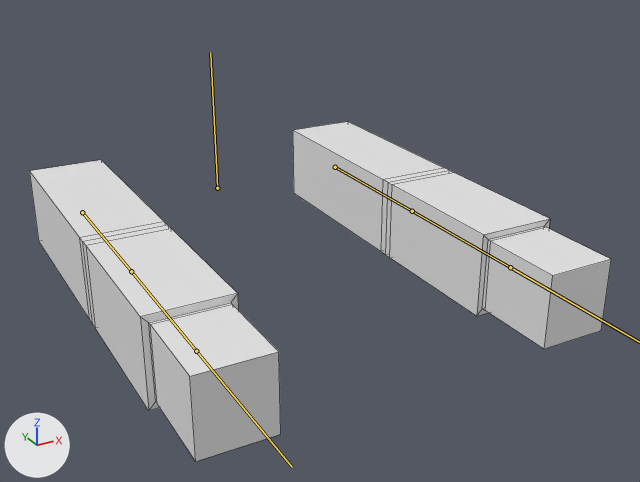
A saved change to the FBX model Assets/Models/Low Poly Arm Rig/lp_arms.fbx.
Rendered twice from a 50 mm lens placed at (-0.531, -1.326, 0.523), pointed at (0.009, -0.345, 0.033). Every picture has the same lights, and +X, +Y and +Z are marked at lower left. The bones that bend it are drawn over the model as lines. Mesh edges are drawn as thin lines.

Objects in the first picture: 'fps_arms_mesh'.
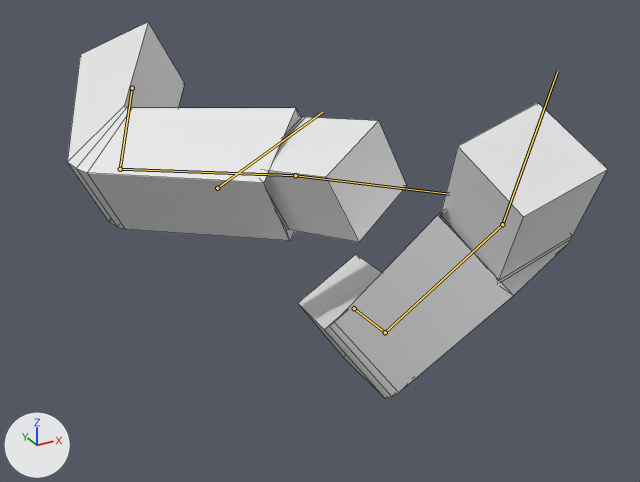
The newer file adds an action. The first version stands in its rest pose; the second is drawn at frame 76 of the action 'fps_arms_armature|reload_primary'.

Pixel boxes [x1, y1, x2, y2] of what changed, in the pictures (640 x 482 px):
'fps_arms_mesh', posed (7% narrower, 11% taller): before [29, 122, 611, 461]; after [67, 22, 607, 399]
bone 'Root', root to tip: before (217, 188) to (210, 52); after (217, 188) to (322, 112)
bone 'UpperArm.L', root to tip: before (335, 167) to (412, 211); after (354, 308) to (385, 332)
bone 'LowerArm.L', root to tip: before (412, 211) to (510, 267); after (385, 332) to (502, 224)
bone 'UpperArm.R', root to tip: before (82, 212) to (131, 271); after (132, 88) to (120, 169)
bone 'LowerArm.R', root to tip: before (131, 271) to (196, 351); after (120, 169) to (295, 175)
bone 'Hand.R', root to tip: before (196, 351) to (292, 467); after (295, 175) to (449, 194)

Patch to the scene script:
```diff
--- a/Assets/Models/Low Poly Arm Rig/lp_arms.fbx.py
+++ b/Assets/Models/Low Poly Arm Rig/lp_arms.fbx.py
@@ bone_root @@
 bone_root = bpy.data.objects['fps_arms_armature'].pose.bones['Root']
-bone_root.rotation_quaternion = (1.0, 0.0, 0.0, 0.0)  # degrees (0, 0, 0)
+bone_root.rotation_quaternion = (0.854, 0.0, 0.0, -0.52)  # degrees (0, 0, -63)
@@ bone_upperarm_l @@
 bone_upperarm_l = bpy.data.objects['fps_arms_armature'].pose.bones['UpperArm.L']  # child of 'Root'
-bone_upperarm_l.location = (0.0, 0.0, 0.0)
-bone_upperarm_l.rotation_quaternion = (1.0, 0.0, 0.0, 0.0)  # degrees (0, 0, 0)
+bone_upperarm_l.location = (-0.87, 3.28, -0.37)
+bone_upperarm_l.rotation_quaternion = (0.966, 0.061, 0.048, 0.247)  # degrees (8, 4, 29)
@@ bone_lowerarm_l @@
 bone_lowerarm_l = bpy.data.objects['fps_arms_armature'].pose.bones['LowerArm.L']  # child of 'UpperArm.L'
-bone_lowerarm_l.rotation_quaternion = (1.0, 0.0, 0.0, 0.0)  # degrees (0, 0, 0)
+bone_lowerarm_l.rotation_quaternion = (0.922, 0.369, -0.011, -0.112)  # degrees (43, 4, -12)
@@ bone_hand_l @@
 bone_hand_l = bpy.data.objects['fps_arms_armature'].pose.bones['Hand.L']  # child of 'LowerArm.L'
-bone_hand_l.rotation_quaternion = (1.0, 0.0, 0.0, 0.0)  # degrees (0, 0, 0)
+bone_hand_l.rotation_quaternion = (0.96, -0.215, -0.139, -0.115)  # degrees (-24, -18, -10)
@@ bone_upperarm_r @@
 bone_upperarm_r = bpy.data.objects['fps_arms_armature'].pose.bones['UpperArm.R']  # child of 'Root'
-bone_upperarm_r.location = (0.0, 0.0, 0.0)
-bone_upperarm_r.rotation_quaternion = (1.0, 0.0, 0.0, 0.0)  # degrees (0, 0, 0)
+bone_upperarm_r.location = (0.0, 0.06, 0.37)
+bone_upperarm_r.rotation_quaternion = (0.976, 0.217, 0.0, 0.0)  # degrees (25, 0, 0)
@@ bone_lowerarm_r @@
 bone_lowerarm_r = bpy.data.objects['fps_arms_armature'].pose.bones['LowerArm.R']  # child of 'UpperArm.R'
-bone_lowerarm_r.rotation_quaternion = (1.0, 0.0, 0.0, 0.0)  # degrees (0, 0, 0)
+bone_lowerarm_r.rotation_quaternion = (0.81, 0.548, 0.024, 0.206)  # degrees (66, -11, 22)
@@ bone_hand_r @@
 bone_hand_r = bpy.data.objects['fps_arms_armature'].pose.bones['Hand.R']  # child of 'LowerArm.R'
-bone_hand_r.rotation_quaternion = (1.0, 0.0, 0.0, 0.0)  # degrees (0, 0, 0)
+bone_hand_r.rotation_quaternion = (0.955, -0.205, -0.106, -0.185)  # degrees (-22, -16, -19)
```
